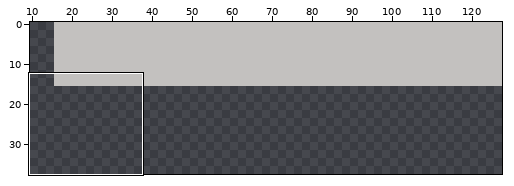
One commit to this pixel-art file: tex/tiles.aseprite. The picture above shows the old version from afar; the outline marks the close-up.
Close-up. Earlier state:
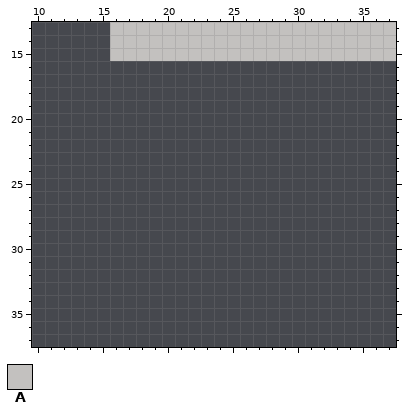
128x128 pixels, 1 frame. Colours within 5 levels of each other are drawn and written as one. Shown: x 10..37, y 13..37. The wide view leaves out empty margins.
Visible layers, top first: "horse tower", "Layer 1".
Palette (. is transparent): A #c3c1bf
Pixels before, first column x 16:
13 AAAAAAAAAAAAAAAAAAAAAA
14 AAAAAAAAAAAAAAAAAAAAAA
15 AAAAAAAAAAAAAAAAAAAAAA
Now the later version:
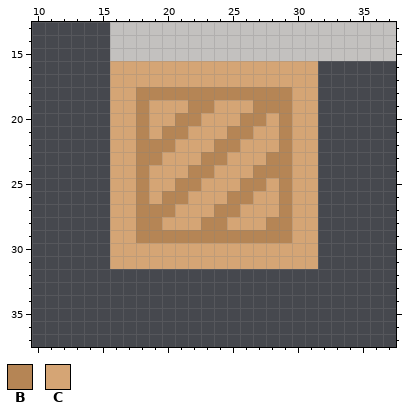
Colours new in this view: B #b58555  C #d5a575
The edit:
Changed rows in their new state; - is an unchanged pixel.
Layer "horse tower":
first column x 16:
16 CCCCCCCCCCCCCCCC
17 CCCCCCCCCCCCCCCC
18 CCBBBBBBBBBBBBCC
19 CCBCCCBBCCCBBBCC
20 CCBCCBBCCCBBCBCC
21 CCBCBBCCCBBCCBCC
22 CCBBBCCCBBCCCBCC
23 CCBBCCCBBCCCBBCC
24 CCBCCCBBCCCBBBCC
25 CCBCCBBCCCBBCBCC
26 CCBCBBCCCBBCCBCC
27 CCBBBCCCBBCCCBCC
28 CCBBCCCBBCCCBBCC
29 CCBBBBBBBBBBBBCC
30 CCCCCCCCCCCCCCCC
31 CCCCCCCCCCCCCCCC
Changed places in both close-ups, as pixel boxes (x1, y1, x2, y2):
added: (110, 61, 318, 269)
